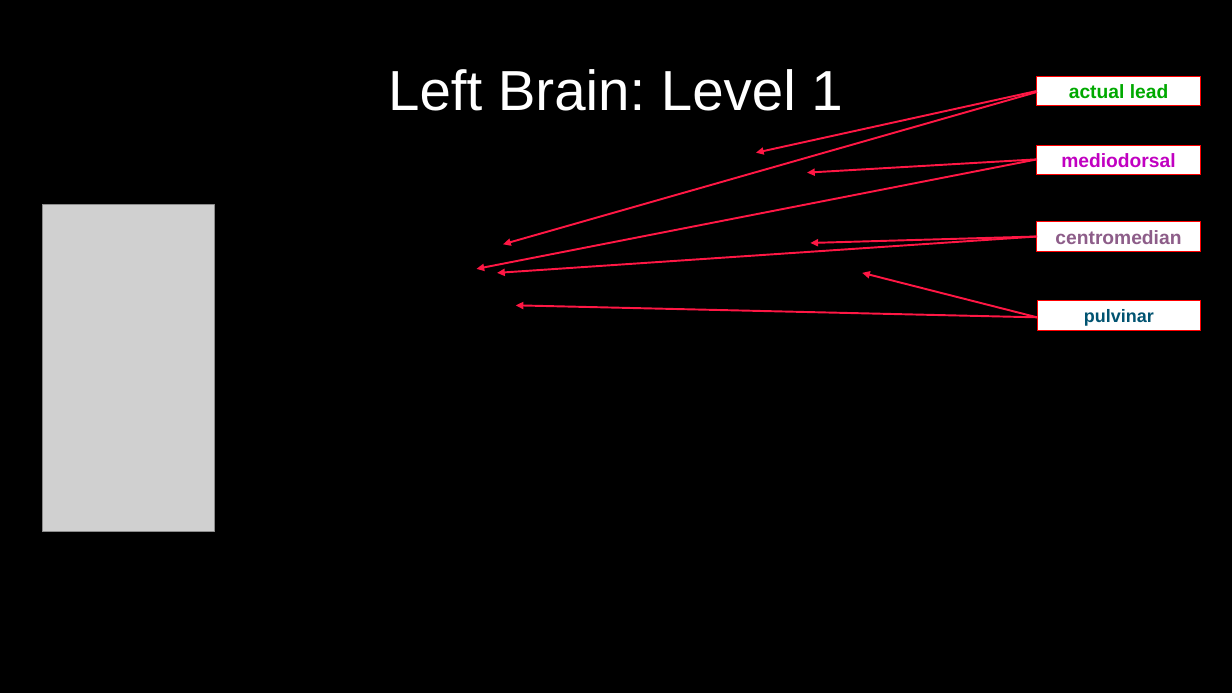
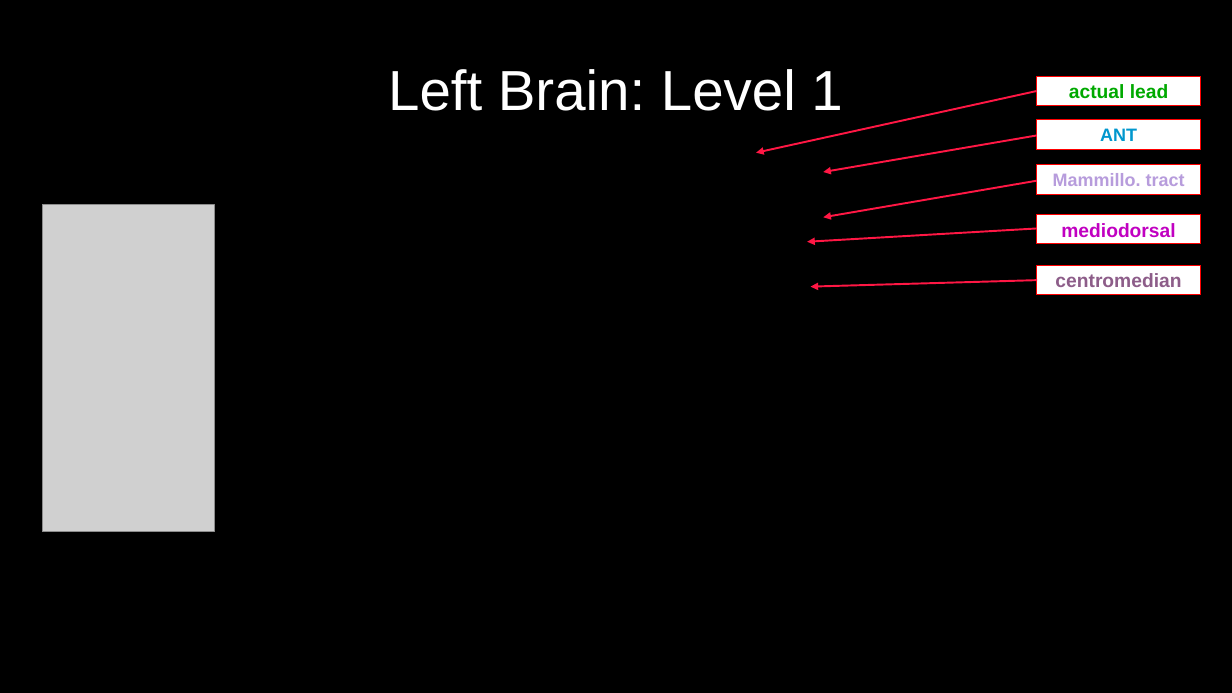
Before and after one commit to greydongilmore/clinical_dicom2bids_smk, a slide deck: slide 5 of resources/bsci_nonlin_reconstructions.odp. Drawn at 1232x693 pixels with LibreOffice and Linux fonts; fonts in the diff are those of the drawing; grey boxes stand for pictures. Boxes give left, top, right and bottom in pixels: in the first picture for what was removed or moved away, otherwise in the second. Text is boxed around its words. In the diff, an @@ line names an element or a change of style, - is before the commit and + after.

```diff
--- a/resources/bsci_nonlin_reconstructions.odp
+++ b/resources/bsci_nonlin_reconstructions.odp
@@ arrow removed from (1037, 92) to (504, 244) @@
@@ freeform shape added at (x1=1037, y1=119, x2=1201, y2=149), fill #FFFFFF, outline #FF0000 0 pt, 14 pt, text #0097CE, bold @@
+ANT
@@ arrow moved from (1037, 317) - (862, 273) to (1037, 136) - (823, 172) @@
@@ arrow removed from (1037, 159) to (477, 269) @@
@@ freeform shape added at (x1=1037, y1=165, x2=1201, y2=194), fill #FFFFFF, outline #FF0000 0 pt, 14 pt, text #B79CDC, bold @@
+Mammillo. tract
@@ arrow moved from (1037, 317) - (516, 305) to (1037, 181) - (823, 217) @@
@@ arrow removed from (1037, 237) to (497, 273) @@
@@ arrow moved from (1037, 159) - (808, 173) to (1037, 228) - (808, 242) @@
@@ freeform shape "mediodorsal" moved from (x1=1037, y1=146, x2=1201, y2=176) to (x1=1037, y1=214, x2=1201, y2=244) @@
@@ freeform shape "centromedian" moved from (x1=1037, y1=222, x2=1201, y2=251) to (x1=1037, y1=265, x2=1201, y2=295) @@
@@ arrow moved from (1037, 237) - (811, 243) to (1037, 280) - (811, 287) @@
@@ freeform shape removed at (x1=1037, y1=301, x2=1201, y2=331) @@
-pulvinar
```
Also in this commit, not shown: 1 other slide changed, 6 other files.
